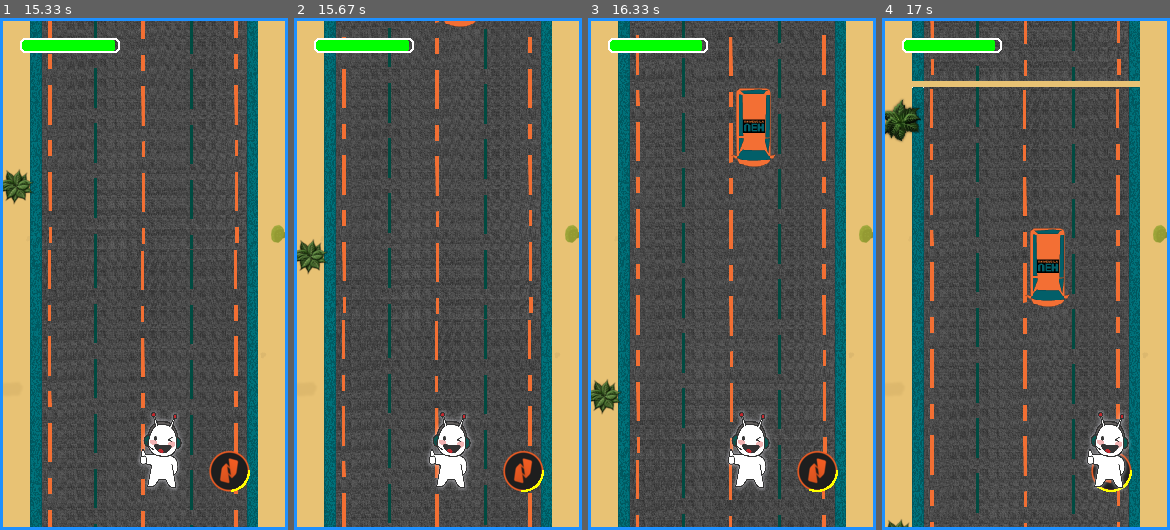
Above: before the commit, frames 1-4 (left to right).
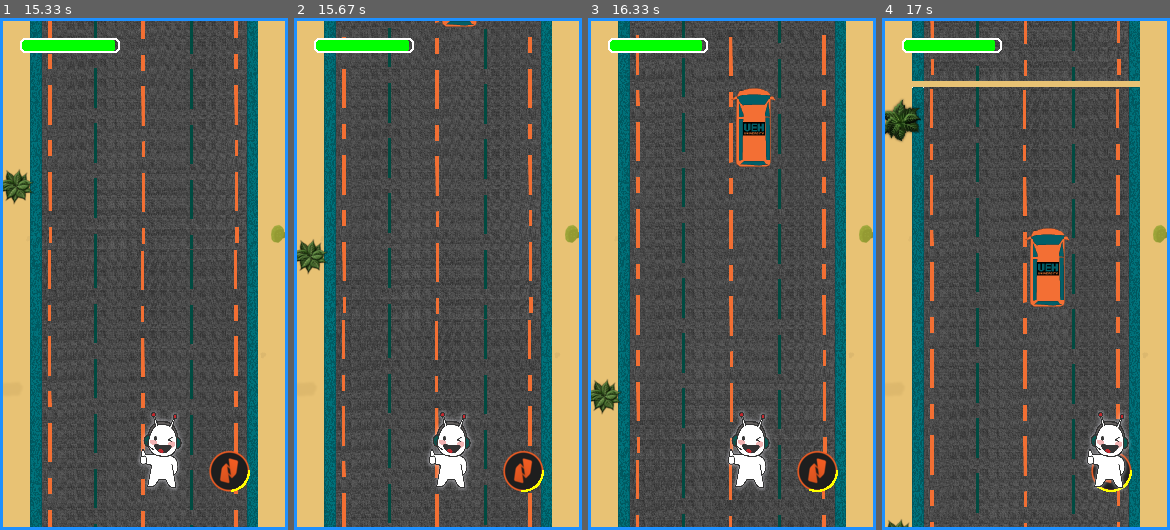
Above: after the commit, the same moments.

Repository: Queanhhoang/pygame
Game: pygame game, started from pygame/main.py
The game is run twice, just before and just after one commit, with the same random seed, the same clock (stepped at 60 frames per second) and the same inputs.
Inputs (mouse positions are in pixels of both pictures, inside the frame that each line leads up to):
- Up to frame 1 (15.33 s): hold Left 0.33-0.87 s; click (135, 473) at 4.18 s; hold Left 4.47-4.93 s; hold Right 4.97-5.6 s; hold Left 5.63-6.1 s; hold Right 6.13-6.6 s; hold Right 6.63-7.1 s; hold Left 7.13-7.67 s; hold Left 7.7-8.1 s; hold Right 8.13-8.77 s; hold Left 8.8-9.27 s; hold Right 9.3-9.77 s; hold Right 9.8-10.27 s; hold Left 10.3-10.83 s; hold Left 10.87-11.27 s; hold Right 11.3-11.93 s; hold Left 11.97-12.43 s; click (144, 463) at 12.52 s; hold Right 12.8-13.27 s; hold Right 13.3-13.77 s; hold Left 13.8-14.33 s; hold Left 14.37-14.77 s; hold Right from 14.8 s (still down)
- Up to frame 2 (15.67 s): release Right at 15.43 s; hold Left from 15.47 s (still down)
- Up to frame 3 (16.33 s): release Left at 15.93 s; hold Right from 15.97 s (still down)
- Up to frame 4 (17 s): release Right at 16.43 s; hold Right 16.47-16.93 s; hold Left from 16.97 s (still down)

Frame 1 is identical in both runs. In frame 2, 0.1% of the frame differs, in the area x 51-64%, y 0-2%; in frame 3, 0.9%, in the area x 49-65%, y 13-30%; in frame 4, 0.9%.

Commit message:
[fix] upside down obstacle

Diff:
--- a/pygame/objects.py
+++ b/pygame/objects.py
@@ -55,7 +55,7 @@
 		if type == 1:
 			ctype = random.randint(1, 8)
 			self.image = pygame.image.load(f'pygame/Assets/cars/{ctype}.png')
-			self.image = pygame.transform.flip(self.image, False, True)
+			self.image = pygame.transform.flip(self.image, False, False)
 			self.image = pygame.transform.scale(self.image, (48, 82))
 		if type == 2:
 			self.image = pygame.image.load('pygame/Assets/barrel.png')
